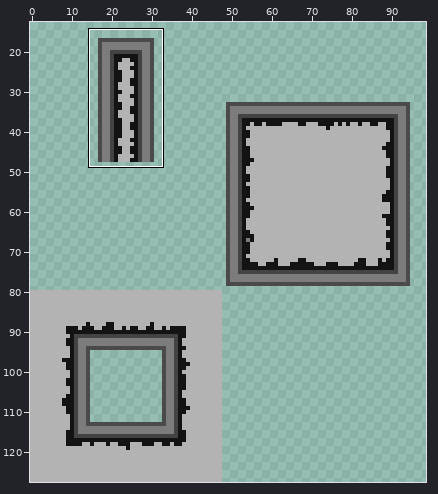
One commit to this sprite sheet: Scenes/layoutTeste/tilemapTutorial.png. Above, an overview of the earlier version with the close-up marked.
Close-up. Before:
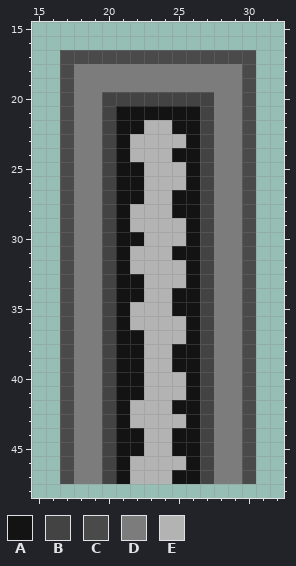
The file is 128x128 pixels. Shown: x 15..32, y 15..48. The wide view leaves out empty margins. The commit also changed other parts of the picture, which this record leaves out.
Palette (. is transparent): A #131313  B #434343  C #4a4a4a  D #7c7c7c  E #b3b3b3
New version:
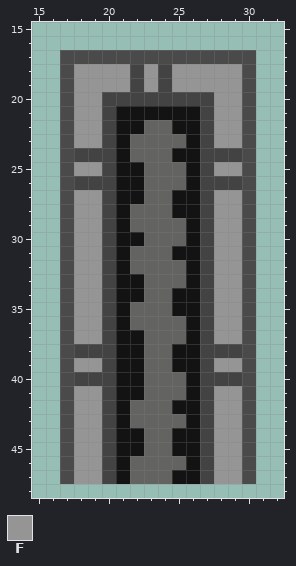
Colours new in this view: F #959595
The edit:
Colour E changes from #b3b3b3 to #636362.
The edit turns colour D into colour B in rows 18 to 19 at x 22 and 24; in row 24 at x 18 to 19 and 28 to 29; in row 26 at x 18 to 19 and 28 to 29; in row 38 at x 18 to 19 and 28 to 29; in row 40 at x 18 to 19 and 28 to 29.
The edit turns colour D into colour F in rows 18 to 19 at x 18 to 21, 23 and 25 to 29; in rows 20 to 23 at x 18 to 19 and 28 to 29; in row 25 at x 18 to 19 and 28 to 29; in rows 27 to 37 at x 18 to 19 and 28 to 29; in row 39 at x 18 to 19 and 28 to 29; in rows 41 to 47 at x 18 to 19 and 28 to 29.
Pixel boxes of the changes (left, top, right, bottom) in both close-ups:
changed: (74, 64, 242, 484)
